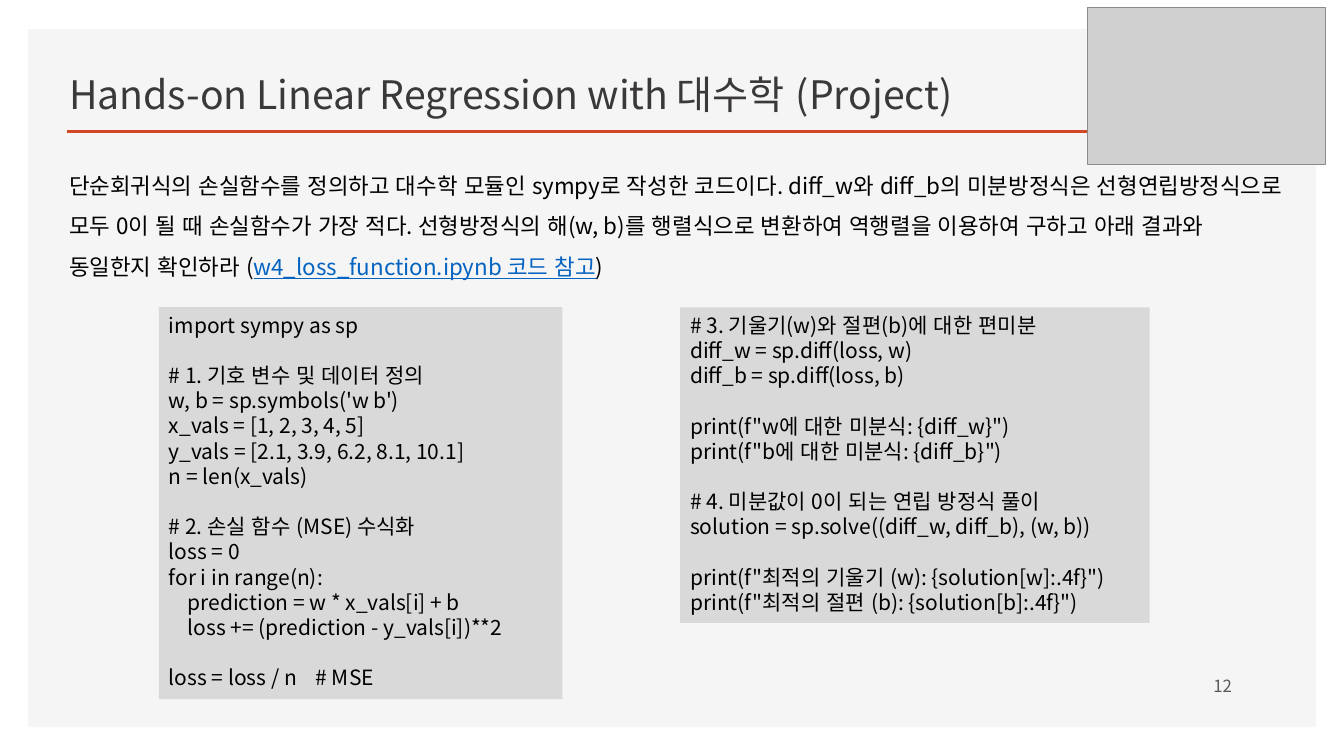
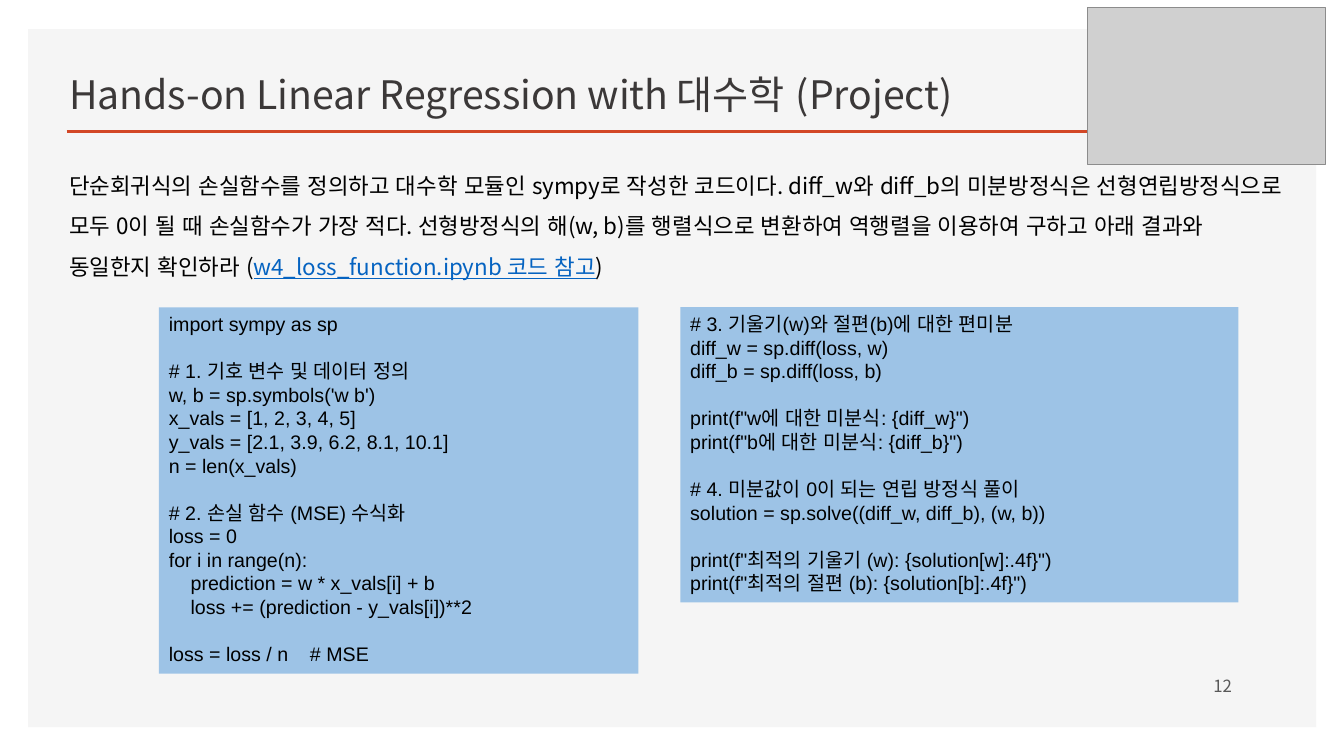
Before and after one commit to ancestor9/mathematics-for-machine-learning, a slide deck: slide 12 of w4_Perceptron_Regression.pptx. Drawn at 1344x756 pixels with LibreOffice and Linux fonts; fonts in the diff are those of the drawing; grey boxes stand for pictures; background and template pictures are left out. Boxes give left, top, right and bottom in pixels: in the first picture for what was removed or moved away, otherwise in the second. Text is boxed around its words. In the diff, an @@ line names an element or a change of style, - is before the commit and + after.

```diff
--- a/w4_Perceptron_Regression.pptx
+++ b/w4_Perceptron_Regression.pptx
@@ rectangle "import sympy as sp" at (159,308,639,675): size 15 to 14 pt, font Noto Sans CJK KR to Arial; fill #D9D9D9 to #9DC3E6 @@
@@ rectangle "import sympy as sp": place and size @@
-rectangle "import sympy as sp" at (159,308,563,700)
+rectangle "import sympy as sp" at (159,308,639,675)
@@ rectangle "# 3. 기울기(w)와 절편(b)에 대한 ...": place and size @@
-rectangle "# 3. 기울기(w)와 절편(b)에 대한 ..." at (681,308,1150,623)
+rectangle "# 3. 기울기(w)와 절편(b)에 대한 ..." at (681,308,1239,603)
@@ rectangle "# 3. 기울기(w)와 절편(b)에 대한 ..." at (681,308,1239,603): size 15 to 14 pt, font Noto Sans CJK KR to Arial; fill #D9D9D9 to #9DC3E6 @@
```
Also in this commit, not shown: 4 other slides changed.
